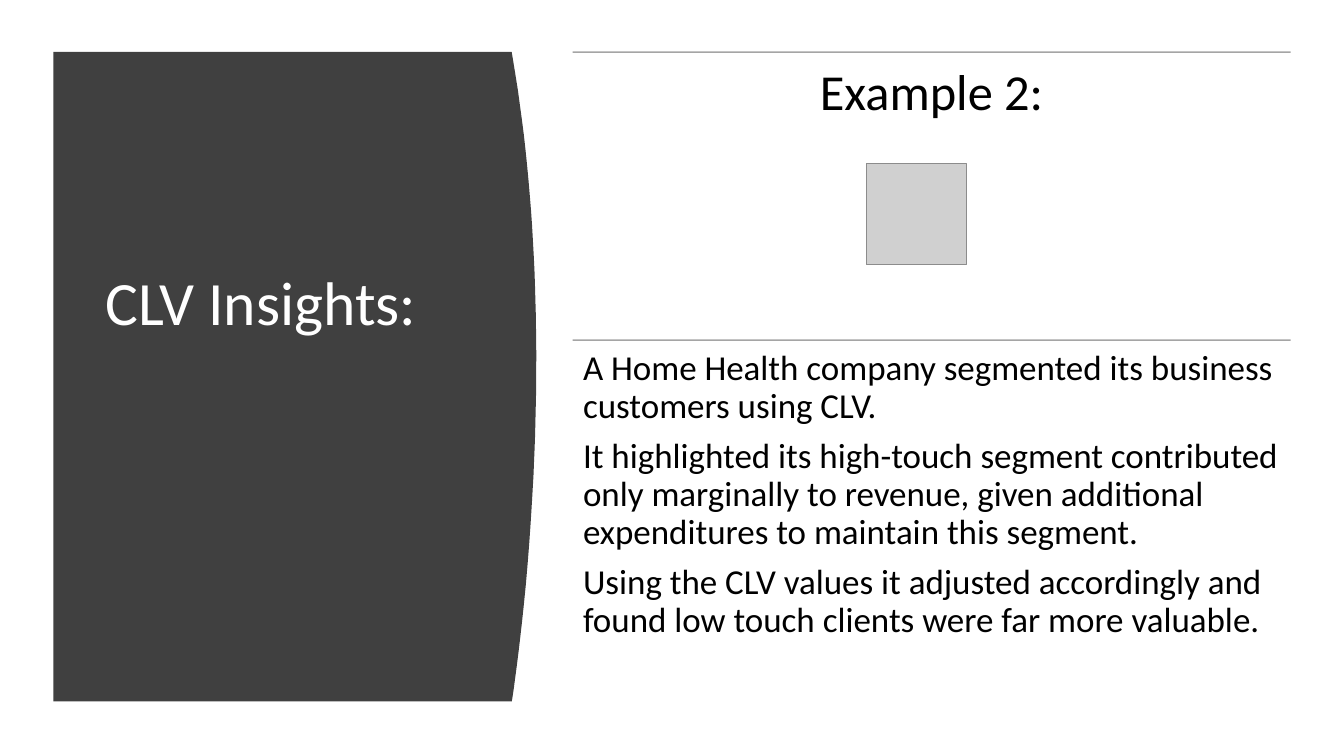
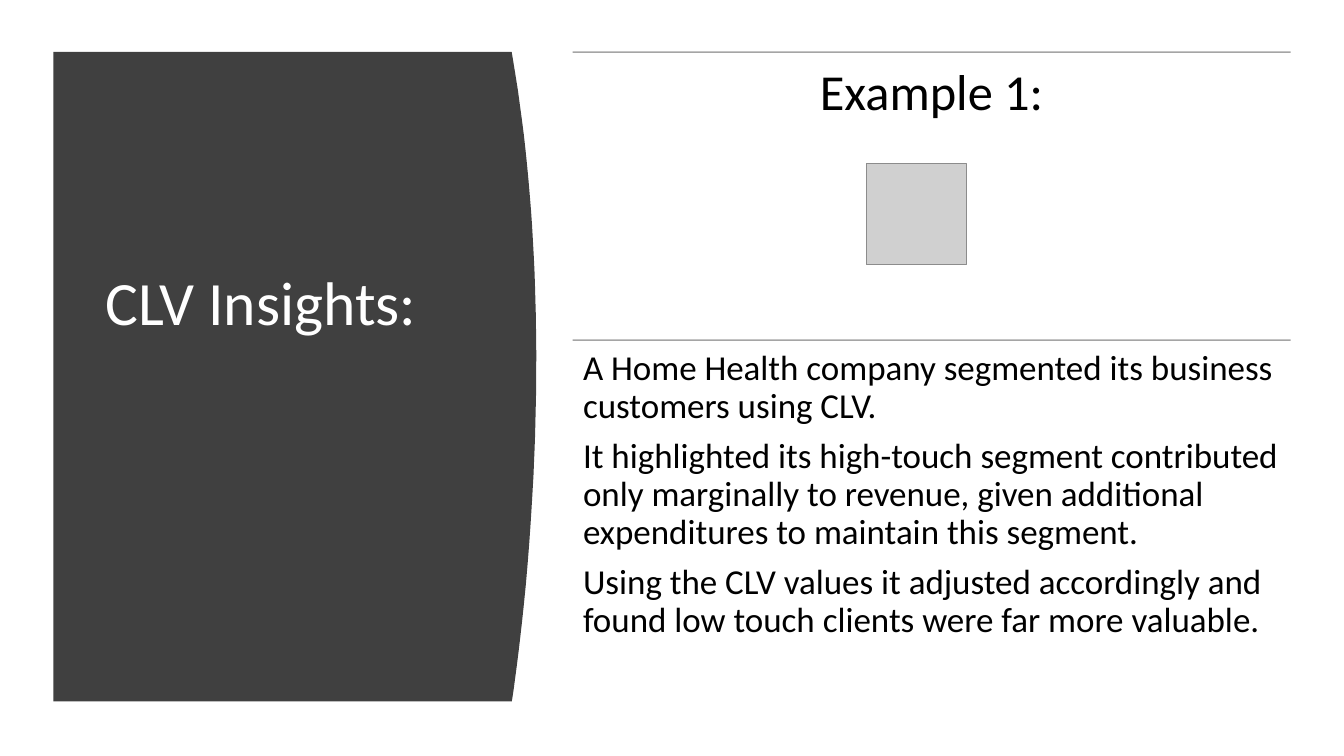
Before and after one commit to jayroy1/Nashville_Analytics_Summit, a slide deck: slide 38 of Introduction to Customer Analytics _8_9.pptx (slide 39 before the commit). Drawn at 1344x756 pixels with LibreOffice and Linux fonts; fonts in the diff are those of the drawing; grey boxes stand for pictures. Boxes give left, top, right and bottom in pixels: in the first picture for what was removed or moved away, otherwise in the second. Text is boxed around its words. In the diff, an @@ line names an element or a change of style, - is before the commit and + after.

```diff
--- a/Introduction to Customer Analytics _8_9.pptx
+++ b/Introduction to Customer Analytics _8_9.pptx
@@ text at [820, 75, 1043, 118]: text changed @@
-Example 2:
+Example 1:
```
Also in this commit, not shown: 2 slides removed.
